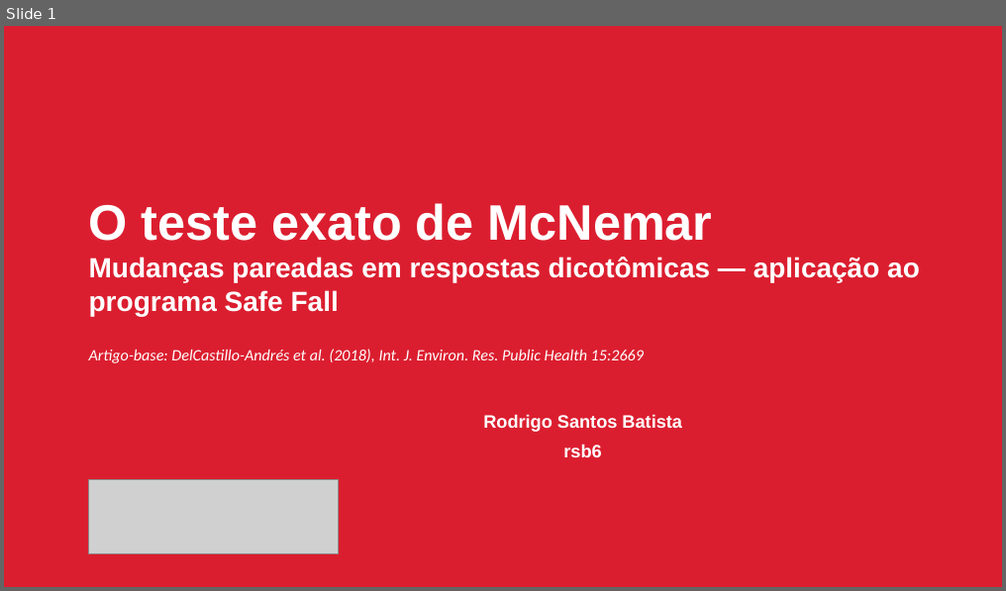
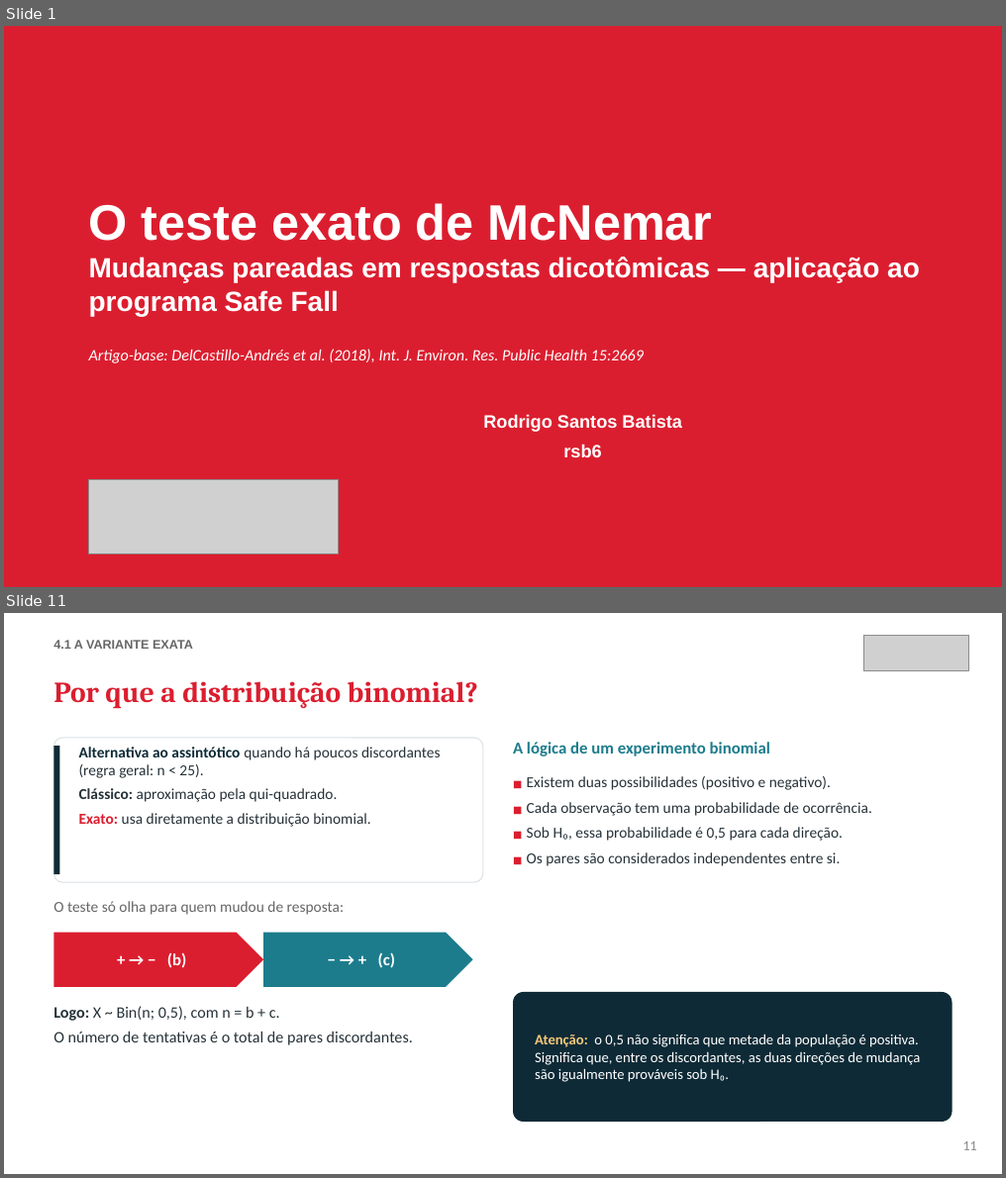
Before and after one commit to RodrigoSantosB/mcnemar-safe-fall, a slide deck: slides/apresentacao_mcnemar_safe_fall.pptx. Shown one above the other, each under a label of ours: slide 1 before the commit, slides 1 and 11 after it; the slides between them are not shown. The pictures are 1006x591 and 1006x1178 pixels, drawn with LibreOffice and Linux fonts; fonts in the diff are those of the drawing; grey boxes stand for pictures. Boxes give left, top, right and bottom in pixels: in the first picture for what was removed or moved away, otherwise in the second. Text is boxed around its words. In the diff, an @@ line names an element or a change of style, - is before the commit and + after.

```diff
--- a/slides/apresentacao_mcnemar_safe_fall.pptx
+++ b/slides/apresentacao_mcnemar_safe_fall.pptx
@@ slide 11 added at [4,613,1002,1174], background #FFFFFF @@
@@ text added at [54,640,193,649], 9 pt, text #666666, bold @@
+4.1 A VARIANTE EXATA
@@ picture added at [864,635,969,670] @@
@@ text added at [54,681,478,709], 21 pt, text #DB1E2F, bold @@
+Por que a distribuição binomial?
@@ rounded rectangle added at [54,738,483,882], fill #FFFFFF, outline #DDE2E6 0.75 pt @@
@@ rectangle added at [54,746,59,874], fill #0E2A36 @@
@@ text added at [79,747,441,827], 11 pt, text #263238 @@
+Alternativa ao assintótico quando há poucos discordantes (regra geral: n < 25).
+Clássico: aproximação pela qui-quadrado.
+Exato: usa diretamente a distribuição binomial.
@@ text added at [513,742,770,757], 12 pt, text #1C7C8C, bold @@
+A lógica de um experimento binomial
@@ text added at [527,776,872,866], 11 pt, text #263238 @@
+■ Existem duas possibilidades (positivo e negativo).
+■ Cada observação tem uma probabilidade de ocorrência.
+■ Sob H₀, essa probabilidade é 0,5 para cada direção.
+■ Os pares são considerados independentes entre si.
@@ text added at [54,901,344,915], 11 pt, text #666666 @@
+O teste só olha para quem mudou de resposta:
@@ pentagon arrow added at [54,933,263,987], fill #DB1E2F, 12 pt, text #FFFFFF, bold @@
++ → − (b)
@@ pentagon arrow added at [263,933,473,987], fill #1C7C8C, 12 pt, text #FFFFFF, bold @@
+− → + (c)
@@ rounded rectangle added at [513,992,952,1122], fill #0E2A36 @@
@@ text added at [54,1006,413,1046], 11.5 pt, text #263238 @@
+Logo: X ~ Bin(n; 0,5), com n = b + c.
+O número de tentativas é o total de pares discordantes.
@@ text added at [535,1034,921,1082], 10.5 pt, text #FFFFFF @@
+Atenção: o 0,5 não significa que metade da população é positiva. Significa que, entre os discordantes, as duas direções de mudança são igualmente prováveis sob H₀.
@@ text added at [963,1142,977,1151], 10 pt, text #888888 @@
+11
```
Also in this commit, not shown: 16 slides changed, 13 other slides added, 9 slides removed, 49 other files.
